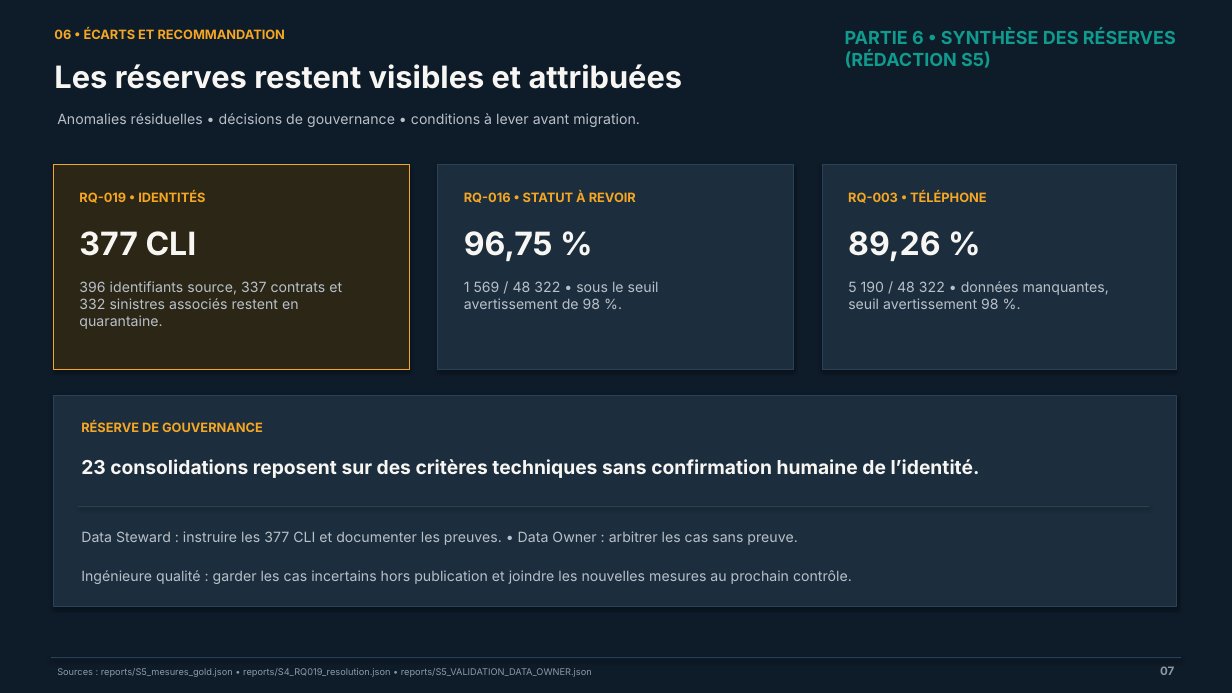
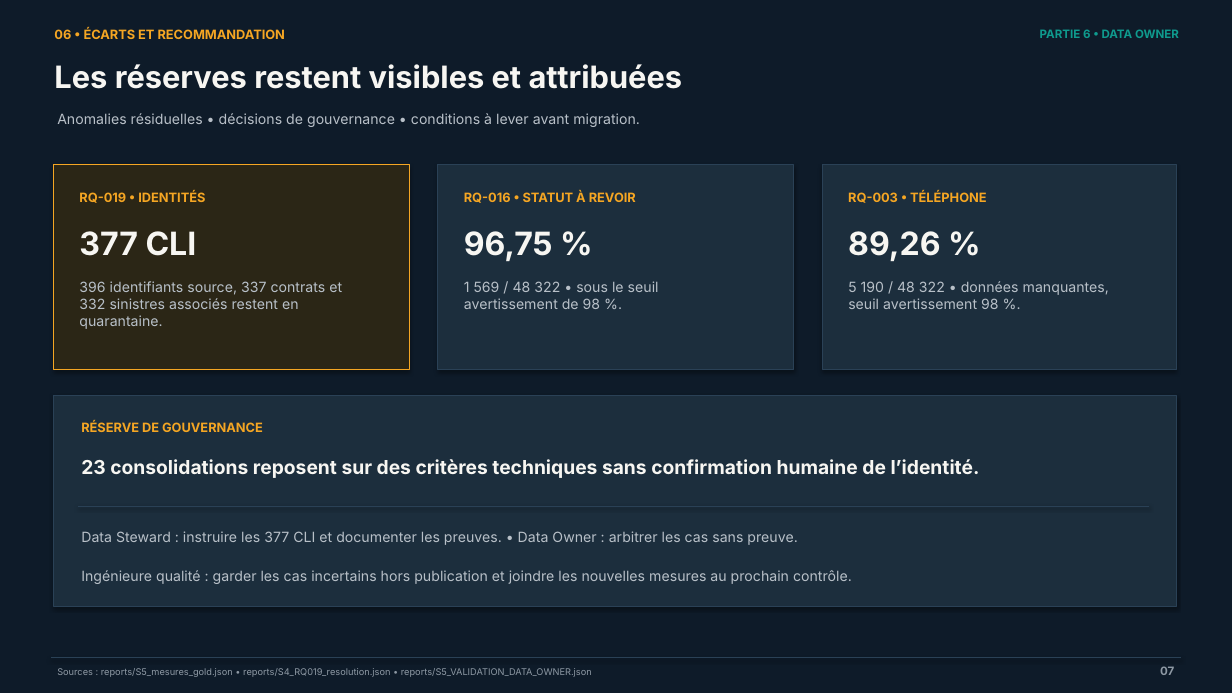
Before and after one commit to ruthabebeneg/td-qualite-g02, a slide deck: slide 8 of livrables/Soutenance_AssurConnect_G02.pptx (slide 7 before the commit). Drawn at 1232x693 pixels with LibreOffice and Linux fonts; fonts in the diff are those of the drawing. Boxes give left, top, right and bottom in pixels: in the first picture for what was removed or moved away, otherwise in the second. Text is boxed around its words. In the diff, an @@ line names an element or a change of style, - is before the commit and + after.

```diff
--- a/livrables/Soutenance_AssurConnect_G02.pptx
+++ b/livrables/Soutenance_AssurConnect_G02.pptx
@@ text at (x1=1040, y1=29, x2=1179, y2=38): text changed; size 14 to 9 pt @@
-PARTIE 6 • SYNTHÈSE DES RÉSERVES (RÉDACTION S5)
+PARTIE 6 • DATA OWNER
```
Also in this commit, not shown: 5 other slides changed, 2 slides added, 1 other file.
